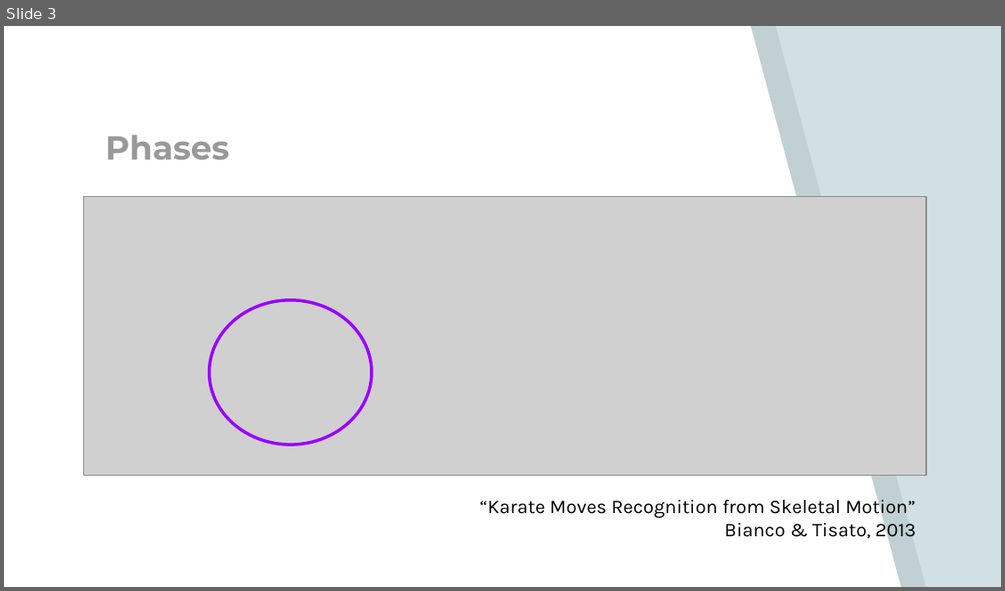
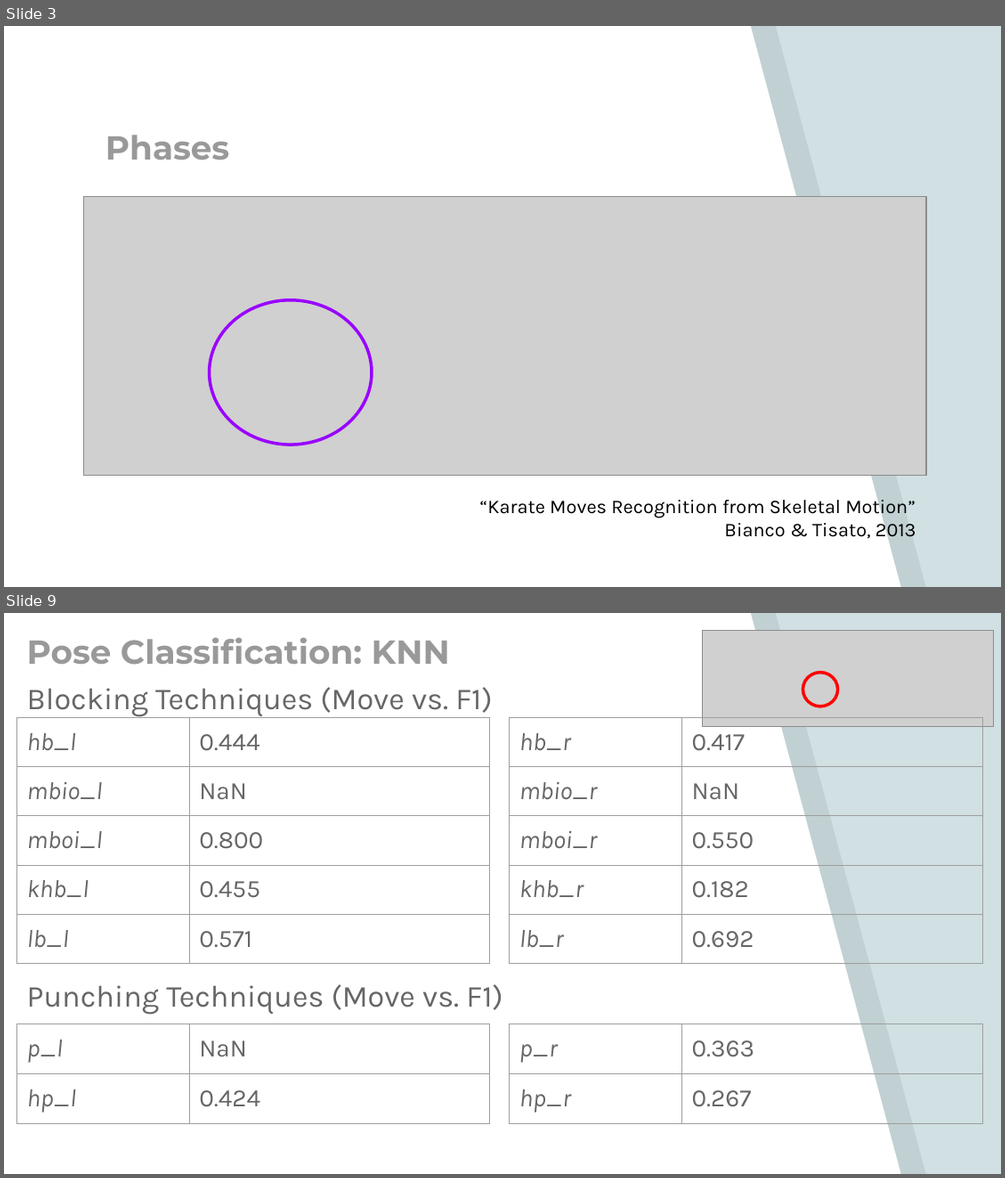
Before and after one commit to SriMed/sr_eval_tkd_v2, a slide deck: Final Presentation.pptx. Shown one above the other, each under a label of ours: slide 3 before the commit, slides 3 and 9 after it; the slides between them are not shown. The pictures are 1005x591 and 1005x1178 pixels, drawn with LibreOffice and Linux fonts; fonts in the diff are those of the drawing; grey boxes stand for pictures. Boxes give left, top, right and bottom in pixels: in the first picture for what was removed or moved away, otherwise in the second. Text is boxed around its words. In the diff, an @@ line names an element or a change of style, - is before the commit and + after.

```diff
--- a/Final Presentation.pptx
+++ b/Final Presentation.pptx
@@ slide 9 added at <box>4,613,1001,1174</box>, background #D0E0E3; not listed: 2 template elements that a slide beside it also shows @@
@@ title added at <box>27,638,450,665</box>, 24 pt, text #999999, bold @@
+Pose Classification: KNN
@@ picture added at <box>702,630,993,727</box> @@
@@ text added at <box>27,687,492,718</box>, 22 pt, text #666666 @@
+Blocking Techniques (Move vs. F1)
@@ ellipse added at <box>802,672,837,706</box>, outline #FF0000 2.25 pt @@
@@ table added at <box>17,718,491,1045</box>, 5 rows, 2 columns @@
+hb_l | 0.444
+mbio_l | NaN
+mboi_l | 0.800
+khb_l | 0.455
+lb_l | 0.571
@@ table added at <box>510,718,983,1045</box>, 5 rows, 2 columns @@
+hb_r | 0.417
+mbio_r | NaN
+mboi_r | 0.550
+khb_r | 0.182
+lb_r | 0.692
@@ text added at <box>27,984,502,1014</box>, 22 pt, text #666666 @@
+Punching Techniques (Move vs. F1)
@@ table added at <box>17,1023,491,1174</box>, 2 rows, 2 columns @@
+p_l | NaN
+hp_l | 0.424
@@ table added at <box>510,1023,983,1174</box>, 2 rows, 2 columns @@
+p_r | 0.363
+hp_r | 0.267
```
Also in this commit, not shown: 3 slides changed, 6 other slides added, 5 slides removed, 5 other files.
